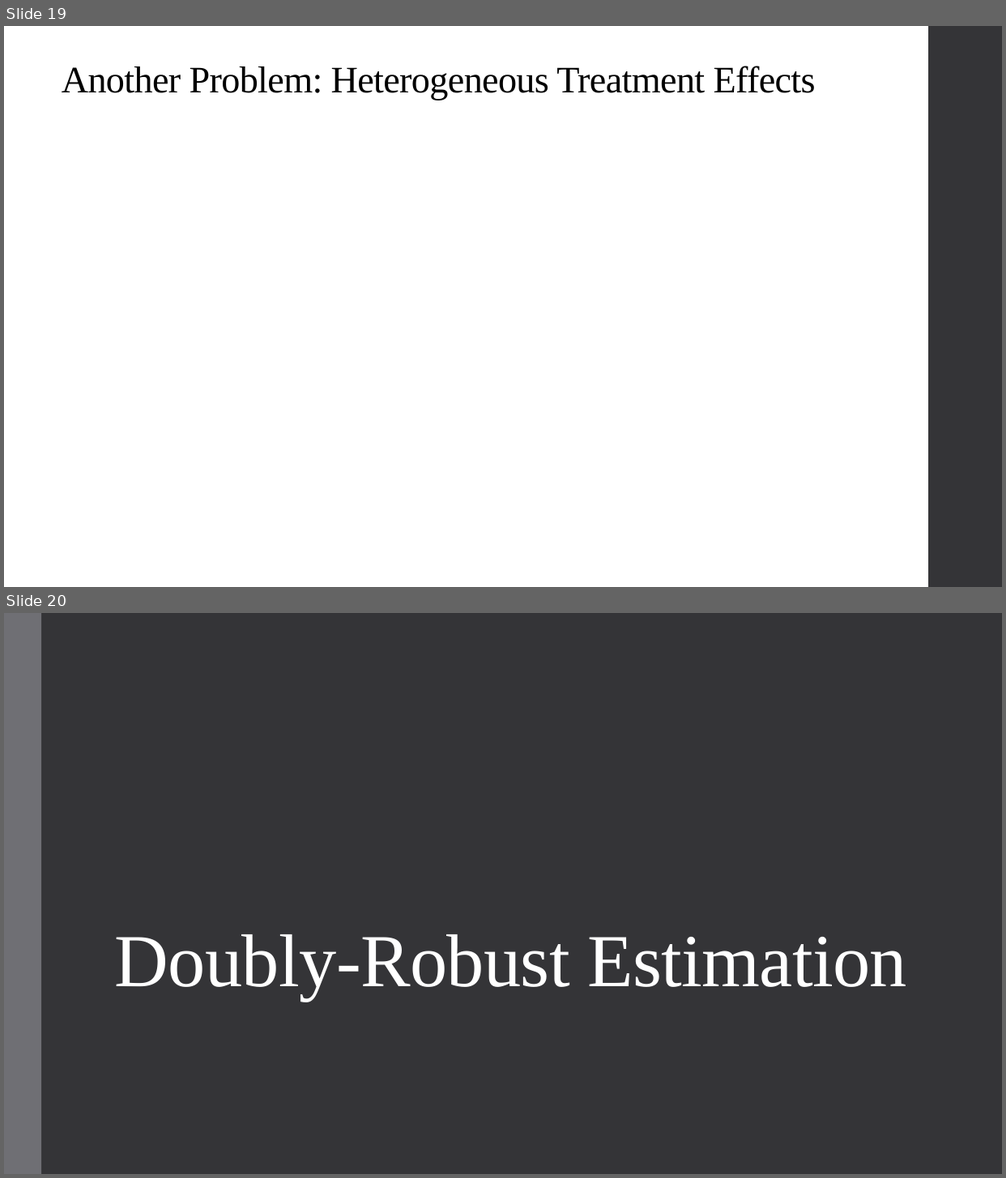
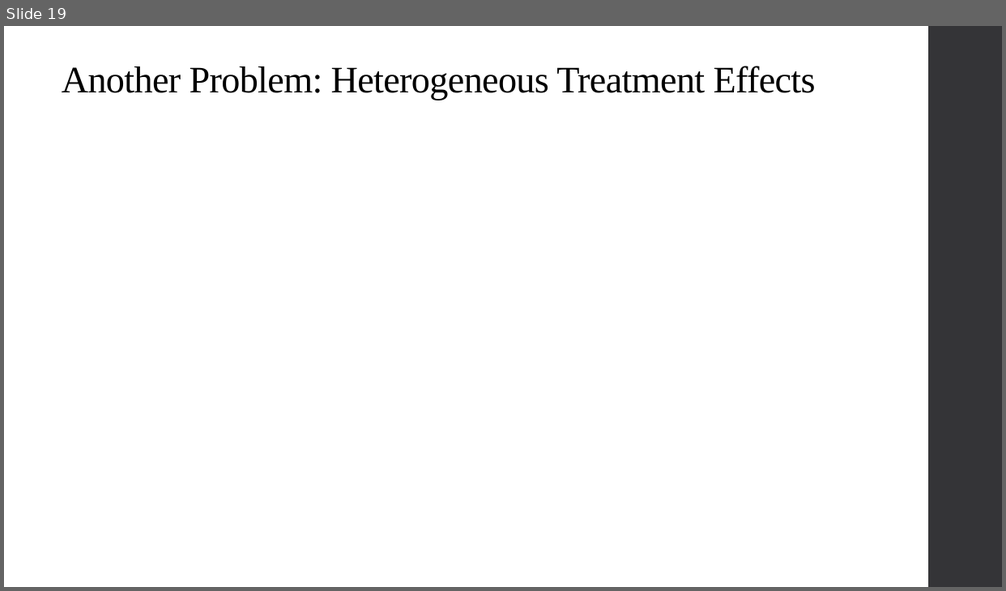
Before and after one commit to qiufei/fork-HAD5744, a slide deck: Lecture11_StaggeredAdoption/Lecture11_StaggeredAdoption_2022F.pptx. Shown one above the other, each under a label of ours: slides 19 and 20 before the commit, slide 19 after it. The pictures are 1006x1178 and 1006x591 pixels, drawn with LibreOffice and Linux fonts; fonts in the diff are those of the drawing; grey boxes stand for pictures. Boxes give left, top, right and bottom in pixels: in the first picture for what was removed or moved away, otherwise in the second. Text is boxed around its words. In the diff, an @@ line names an element or a change of style, - is before the commit and + after.

```diff
--- a/Lecture11_StaggeredAdoption/Lecture11_StaggeredAdoption_2022F.pptx
+++ b/Lecture11_StaggeredAdoption/Lecture11_StaggeredAdoption_2022F.pptx
@@ slide 20 removed at [4, 613, 1002, 1174], background #353537 @@
@@ rectangle removed at [4, 613, 41, 1174] @@
@@ title removed at [115, 935, 908, 1000] @@
-Doubly-Robust Estimation
```
Also in this commit, not shown: 6 slides changed, 18 slides added, 23 other files.
